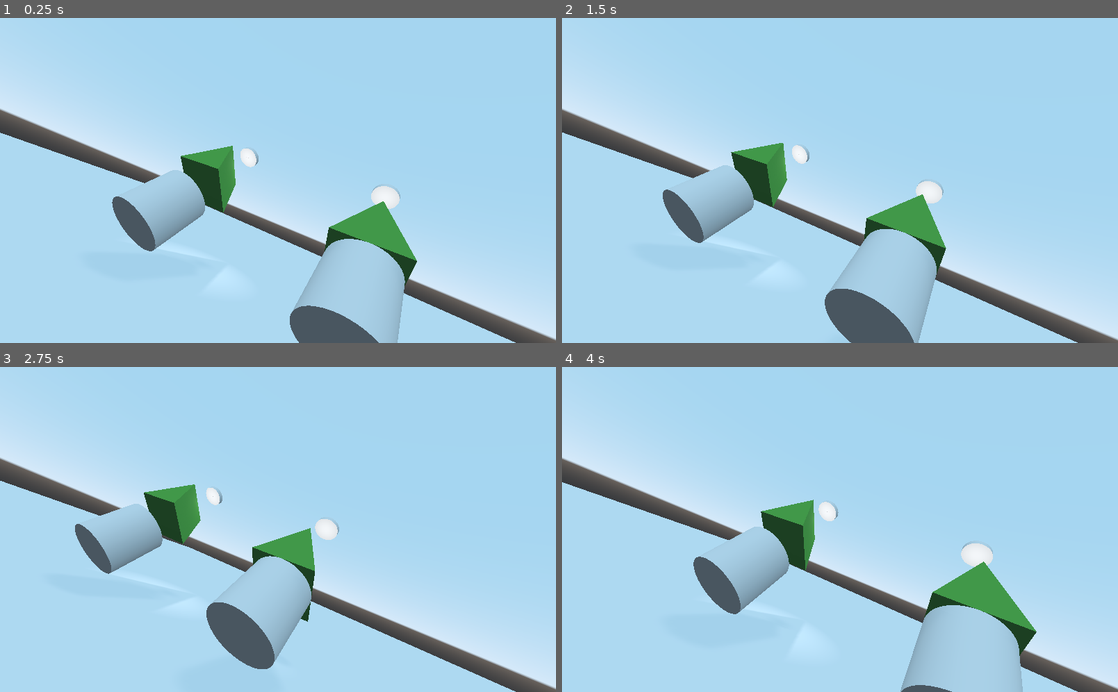
Above: before the commit, frames 1-4 (two rows, left to right).
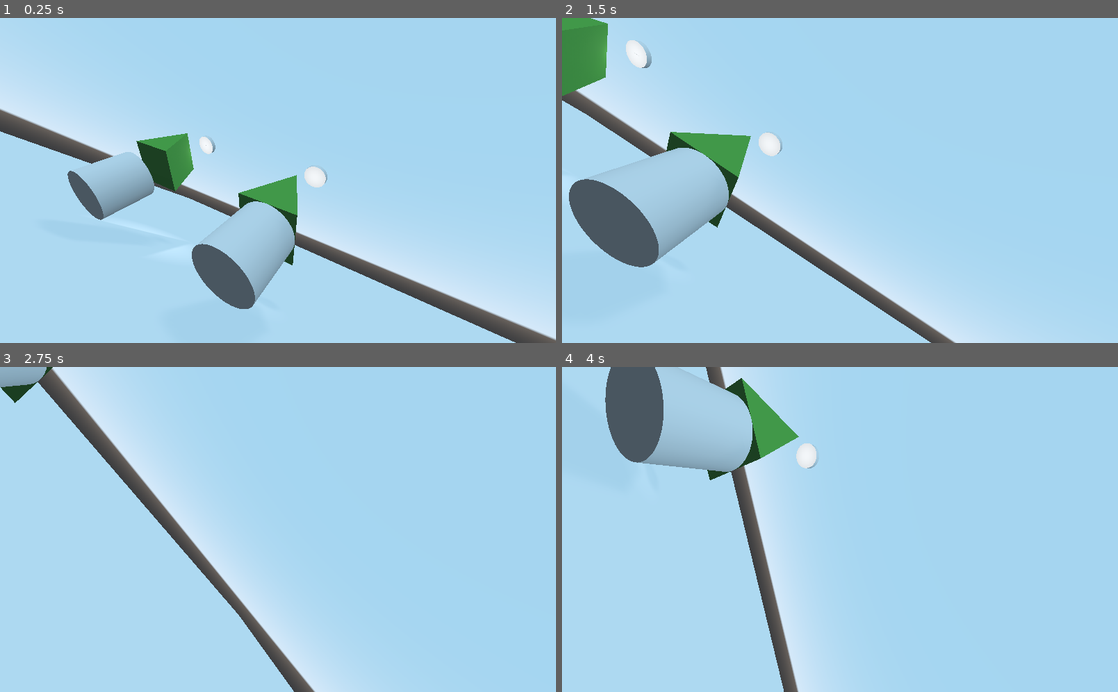
Above: after the commit, the same moments.

Repository: TechSolomon/cs485
Game: Godot game, scene res://CoordSysTest.tscn
Two runs of this game, one before a commit and one after it. Both use one fixed random seed, a clock stepped at 60 frames per second and the inputs below.
Inputs:
- Up to frame 1 (0.25 s): no input
- Up to frame 2 (1.5 s): hold D 0.53-1.28 s; hold E 0.53-1.28 s; tap Q at 0.8, 1.35 s; hold S from 1.28 s (still down)
- Up to frame 3 (2.75 s): tap E at 1.55 s; release S at 2.03 s; hold D from 2.03 s (still down); hold E from 2.03 s (still down); tap Q at 2.3 s
- Up to frame 4 (4 s): release D at 2.78 s; release E at 2.78 s; hold W 2.78-3.53 s; tap Q at 2.85, 3.8 s; tap E at 3.05 s; hold A from 3.53 s (still down); hold E from 3.53 s (still down)

The runs differ from the first frame. In frame 1, 15% of the frame differs, in the area x 0-75%, y 34-100%; in frame 2, 25%; in frame 3, 22%; in frame 4, 25%, in the area x 0-100%, y 0-100%.

Commit message:
feat: object rotation testing

Diff:
--- a/intro/CoordSysTest.tscn
+++ b/intro/CoordSysTest.tscn
@@ -1,7 +1,7 @@
 [gd_scene load_steps=8 format=2]
 
 [ext_resource path="res://Houseish.tscn" type="PackedScene" id=1]
-[ext_resource path="res://Shake.gd" type="Script" id=2]
+[ext_resource path="res://RotationTesting.gd" type="Script" id=3]
 
 [sub_resource type="PlaneMesh" id=5]
 size = Vector2( 100, 100 )
@@ -22,8 +22,7 @@
 
 [node name="Camera" type="Camera" parent="."]
 transform = Transform( -0.862586, 0.278274, -0.422504, 0.37768, 0.909856, -0.171815, 0.336606, -0.307776, -0.889927, -1.92807, 3.00085, -6.01848 )
-script = ExtResource( 2 )
-angriness = 2
+script = ExtResource( 3 )
 
 [node name="Ground" type="MeshInstance" parent="."]
 mesh = SubResource( 5 )
--- /dev/null
+++ b/intro/RotationTesting.gd
@@ -0,0 +1,54 @@
+extends Spatial
+
+var t = 0 # Time since boot in seconds
+export var angriness = 1 # Amount of change
+
+# Called every frame. 'delta' is the elapsed time since the previous frame.
+func _process(delta):
+	t += delta
+	var change = angriness*sin(2*t)
+
+	var rot=Vector3(0,0,0) # XYZ rotation amount
+	var speed=0.01 # radians/frame rotation speed
+	if Input.is_physical_key_pressed(KEY_W):
+		rot.x=+speed
+	if Input.is_physical_key_pressed(KEY_S):
+		rot.x=-speed
+	if Input.is_physical_key_pressed(KEY_E):
+		rot.z=+speed
+	if Input.is_physical_key_pressed(KEY_Q):
+		rot.z=-speed
+	if Input.is_physical_key_pressed(KEY_A):
+		rot.y=+speed
+	if Input.is_physical_key_pressed(KEY_D):
+		rot.y=-speed
+
+	# transform.basis.x += rot.z*transform.basis.y;
+	# transform.basis.y -= rot.z*transform.basis.x;
+	# transform.basis.y += rot.x*transform.basis.z;
+	# transform.basis.z -= rot.x*transform.basis.y;
+	# transform.basis.z += rot.y*transform.basis.x;
+	# transform.basis.x -= rot.y*transform.basis.z;
+	# transform.basis=transform.basis.orthonormalized()
+
+	print (transform.basis.get_rotation_quat())
+	var cur : Quat=transform.basis.get_rotation_quat()
+	var qrot = Quat(rot)*0.1
+	# cur = qrot*cur
+	cur = cur*qrot
+	transform.basis=Basis(cur)
+
+	# Write down coordinates
+	# transform.basis=Basis.IDENTITY
+	# transform.basis.x.y=change
+	# transform.basis.y.x=-change
+	# transform.basis=transform.basis.orthonormalized()
+
+	# Use trig to compute cooridnates
+	# var angle = change
+	# var c = cos(angle)
+	# var s = sin(angle)
+	# transform.basis.x=Vector3(c,s,0)
+	# transform.basis.y=Vector3(-s,c,0)
+
+	pass
